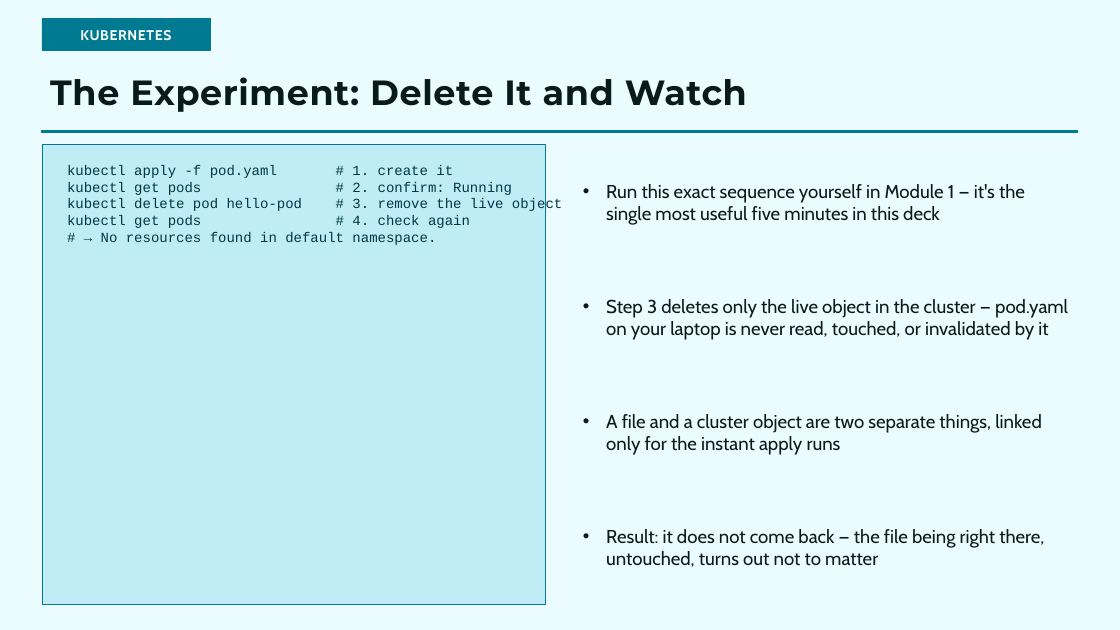
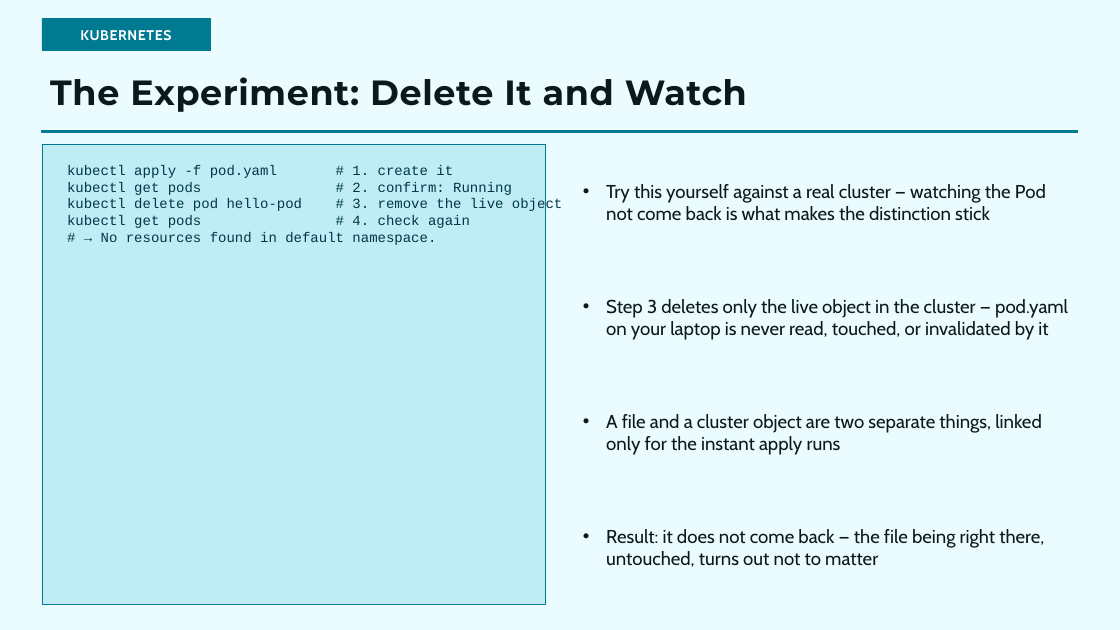
Before and after one commit to choicespecs/kube-self-learn, a slide deck: slide 15 of docs/presentations/KubernetesFundamentals/KubernetesFundamentals.pptx. Drawn at 1120x630 pixels with LibreOffice and Linux fonts; fonts in the diff are those of the drawing. Boxes give left, top, right and bottom in pixels: in the first picture for what was removed or moved away, otherwise in the second. Text is boxed around its words. In the diff, an @@ line names an element or a change of style, - is before the commit and + after.

```diff
--- a/docs/presentations/KubernetesFundamentals/KubernetesFundamentals.pptx
+++ b/docs/presentations/KubernetesFundamentals/KubernetesFundamentals.pptx
@@ text at (606,184,1046,221): text changed @@
-• Run this exact sequence yourself in Module 1 — it's the single most useful five minutes in this deck
+• Try this yourself against a real cluster — watching the Pod not come back is what makes the distinction stick
```
